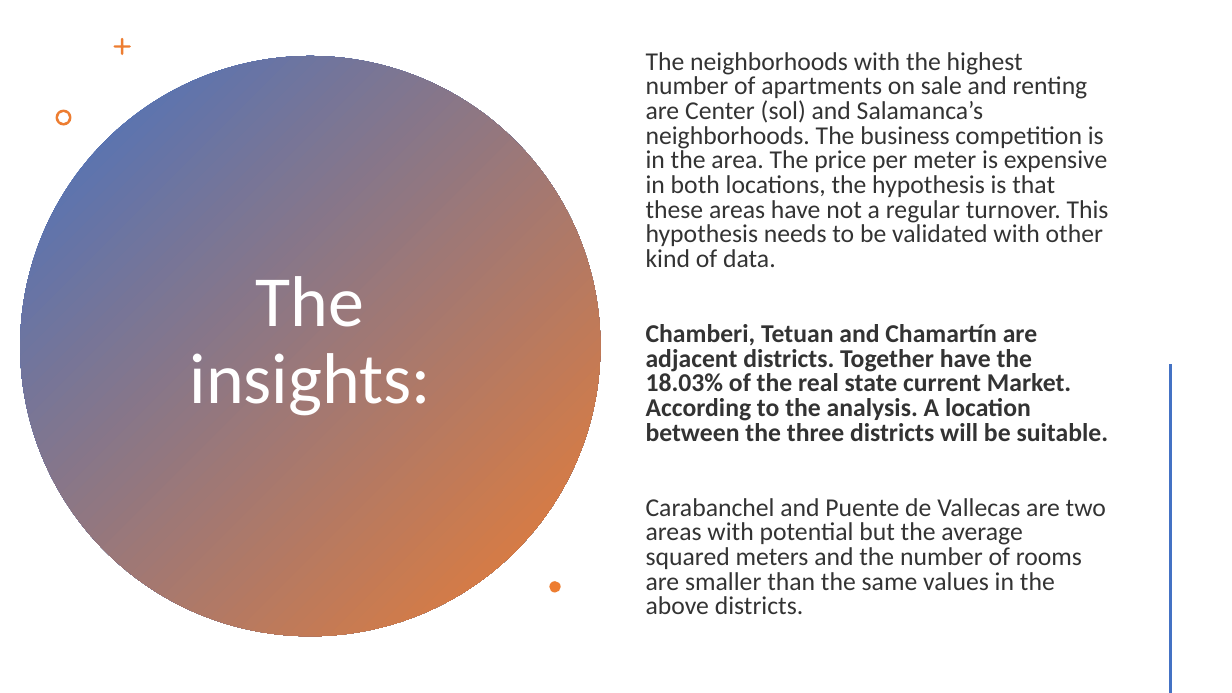
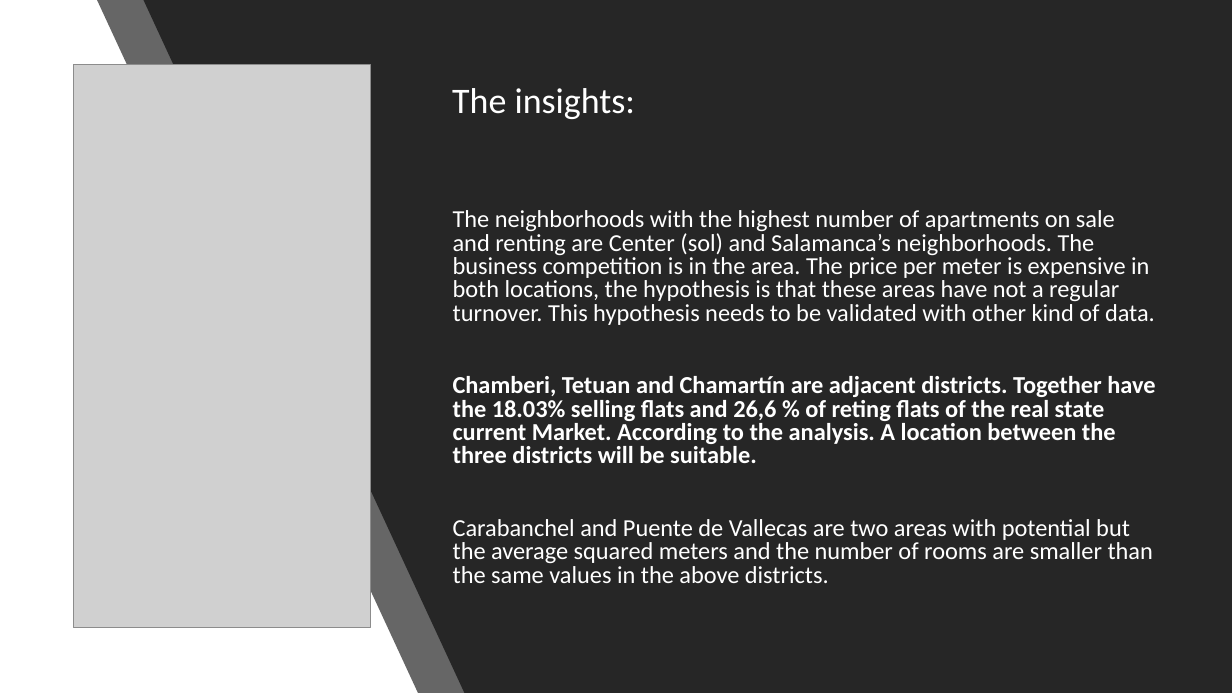
Before and after one commit to isra-st/NewPoPUpStore, a slide deck: slide 15 of New PopUpStore.pptx (slide 10 before the commit). Drawn at 1232x693 pixels with LibreOffice and Linux fonts; fonts in the diff are those of the drawing; grey boxes stand for pictures. Boxes give left, top, right and bottom in pixels: in the first picture for what was removed or moved away, otherwise in the second. Text is boxed around its words. In the diff, an @@ line names an element or a change of style, - is before the commit and + after.

```diff
--- a/New PopUpStore.pptx
+++ b/New PopUpStore.pptx
@@ background #FFFFFF to #000000 @@
@@ rectangle added at (0, 0, 1232, 693), fill #FFFFFF @@
@@ freeform shape added at (97, 0, 1231, 693), fill #262626 at 70% opacity @@
@@ freeform shape added at (143, 0, 1232, 693), fill #262626 @@
@@ ellipse removed at (20, 56, 601, 637) @@
@@ freeform shape removed at (114, 38, 131, 55) @@
@@ title "The insights:": place and size @@
-title "The insights:" at (190, 276, 431, 416)
+title "The insights:" at (452, 88, 635, 119)
@@ title "The insights:" at (452, 88, 635, 119): size 56 to 28 pt; alignment centre to left @@
@@ picture added at (73, 65, 370, 628) @@
@@ freeform shape removed at (55, 110, 71, 126) @@
@@ text "The neighborhoods with the highest ...": place and size @@
-text "The neighborhoods with the highest ..." at (646, 52, 1109, 614)
+text "The neighborhoods with the highest ..." at (453, 210, 1155, 583)
@@ text "The neighborhoods with the highest ..." at (453, 210, 1155, 583): vertical alignment middle to top @@
@@ text at (453, 210, 1155, 583): size 20 to 19 pt, text colour #000000 at 80% opacity to #FFFFFF in "The neighborhoods with the highest number of ...", "Carabanchel and Puente de Vallecas are two ..." @@
@@ text at (453, 376, 1155, 463): text changed; size 20 to 19 pt; text colour #000000 at 80% opacity to #FFFFFF @@
-Chamberi, Tetuan and Chamartín are adjacent districts. Together have the 18.03% of the real state current Market. According to the analysis. A location between the three districts will be suitable.
+Chamberi, Tetuan and Chamartín are adjacent districts. Together have the 18.03% selling flats and 26,6 % of reting flats of the real state current Market. According to the analysis. A location between the three districts will be suitable.
@@ line removed from (1171, 365) to (1171, 692) @@
@@ freeform shape removed at (550, 581, 561, 592) @@
```
Also in this commit, not shown: 4 other slides changed, 3 slides added, 3 other files.
